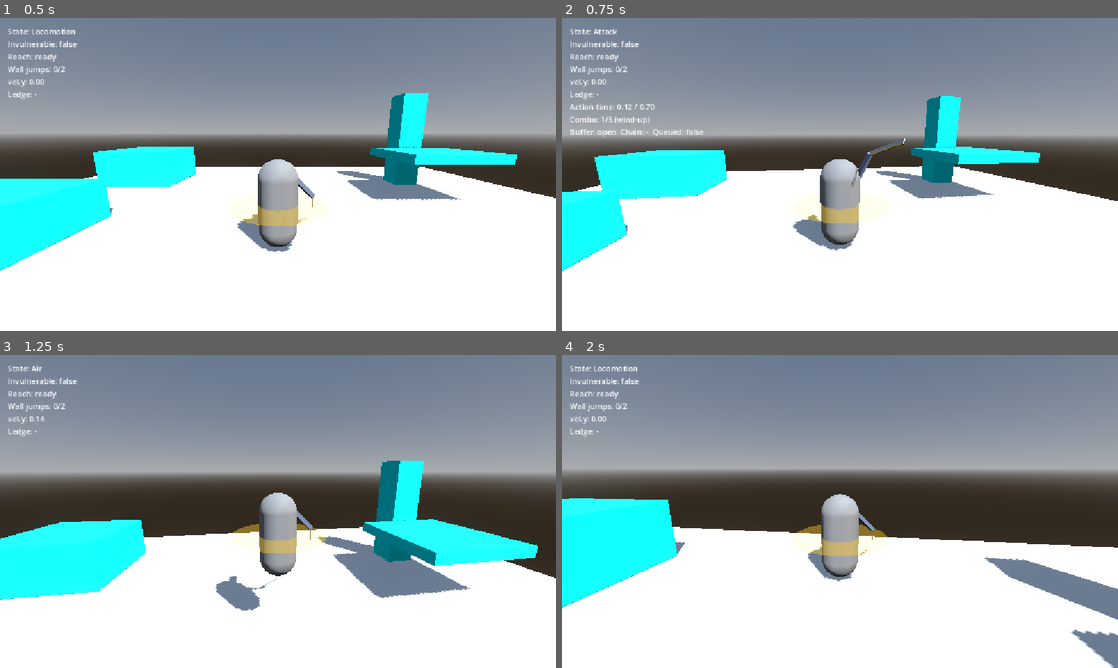
Above: before the commit, frames 1-4 (two rows, left to right).
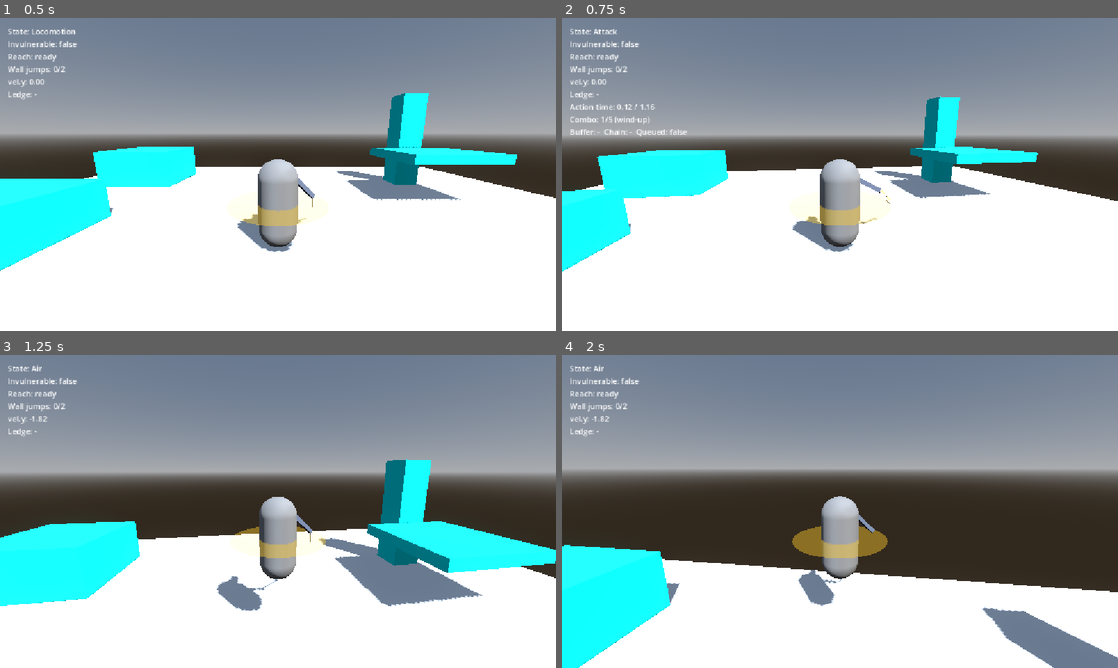
Above: after the commit, the same moments.

Repository: allanbil214/sekiro-like
Game: Godot game, scene res://scenes/arena/test_arena.tscn
Two runs of this game, one before a commit and one after it. Both use one fixed random seed, a clock stepped at 60 frames per second and the inputs below.
Inputs (mouse positions are in pixels of both pictures, inside the frame that each line leads up to):
- Up to frame 1 (0.5 s): no input
- Up to frame 2 (0.75 s): tap Enter at 0.5 s; move the mouse to (867, 174) at 0.52 s; hold W (move_forward) from 0.53 s (still down); click (867, 174) at 0.6 s
- Up to frame 3 (1.25 s): keep holding W (move_forward); tap Space (jump) at 0.77 s
- Up to frame 4 (2 s): keep holding W (move_forward); move the mouse to (812, 511) at 1.27 s; tap Ctrl (crouch) at 1.35 s; tap Space (jump) at 1.52 s

Frame 1 is identical in both runs. In frame 2, 1.3% of the frame differs, in the area x 0-99%, y 24-82%; in frame 3, 3.8%; in frame 4, 20%, in the area x 0-100%, y 3-100%.

Commit message:
feat: adjust the attack speeds and lunge distances

Diff:
--- a/actions/attack_1.tres
+++ b/actions/attack_1.tres
@@ -1,18 +1,17 @@
-[gd_resource type="Resource" script_class="ActionData" format=3]
+[gd_resource type="Resource" script_class="ActionData" format=3 uid="uid://dhr72b80pfaj7"]
 
 [ext_resource type="Script" uid="uid://c617n825cptkd" path="res://resources/action_data.gd" id="1_actiondata"]
 
 [resource]
 script = ExtResource("1_actiondata")
-kind = 0
 animation = &"attack_1"
-duration = 0.7
-locked_until = 0.26
-cancel_window = Vector2(0.3, 0.7)
-buffer_window = Vector2(0.1, 0.7)
-active_hit = Vector2(0.14, 0.26)
-move_speed = 3
-move_window = Vector2(0.05, 0.25)
-swing_windup = Vector3(1, 0.9, -0.3)
+duration = 1.16
+locked_until = 0.52
+cancel_window = Vector2(0.64, 1.16)
+buffer_window = Vector2(0.14, 1.16)
+active_hit = Vector2(0.35, 0.52)
+move_speed = 6.3
+move_window = Vector2(0.22, 0.51)
+swing_windup = Vector3(1, 1, -0.5)
 swing_end = Vector3(7, 0.9, 0.9)
 swing_follow = Vector3(7.5, 0.8, -0.3)
--- a/actions/attack_2.tres
+++ b/actions/attack_2.tres
@@ -1,18 +1,17 @@
-[gd_resource type="Resource" script_class="ActionData" format=3]
+[gd_resource type="Resource" script_class="ActionData" format=3 uid="uid://2bubulmsx1sn"]
 
 [ext_resource type="Script" uid="uid://c617n825cptkd" path="res://resources/action_data.gd" id="1_actiondata"]
 
 [resource]
 script = ExtResource("1_actiondata")
-kind = 0
 animation = &"attack_2"
-duration = 0.7
-locked_until = 0.24
-cancel_window = Vector2(0.28, 0.7)
-buffer_window = Vector2(0.1, 0.7)
-active_hit = Vector2(0.12, 0.24)
-move_speed = 3
-move_window = Vector2(0.05, 0.22)
+duration = 1.01
+locked_until = 0.35
+cancel_window = Vector2(0.47, 1.01)
+buffer_window = Vector2(0.14, 1.01)
+active_hit = Vector2(0.17, 0.35)
+move_speed = 6.3
+move_window = Vector2(0.07, 0.31)
 swing_windup = Vector3(7, 0.9, -0.2)
 swing_end = Vector3(12.75, 1, 0.9)
 swing_follow = Vector3(1.5, 0.9, -0.3)
--- a/actions/attack_3.tres
+++ b/actions/attack_3.tres
@@ -1,18 +1,17 @@
-[gd_resource type="Resource" script_class="ActionData" format=3]
+[gd_resource type="Resource" script_class="ActionData" format=3 uid="uid://dw7rfx82nc5vj"]
 
 [ext_resource type="Script" uid="uid://c617n825cptkd" path="res://resources/action_data.gd" id="1_actiondata"]
 
 [resource]
 script = ExtResource("1_actiondata")
-kind = 0
 animation = &"attack_3"
-duration = 0.75
-locked_until = 0.28
-cancel_window = Vector2(0.32, 0.75)
-buffer_window = Vector2(0.1, 0.75)
-active_hit = Vector2(0.16, 0.28)
-move_speed = 3.5
-move_window = Vector2(0.06, 0.26)
+duration = 1.08
+locked_until = 0.41
+cancel_window = Vector2(0.52, 1.08)
+buffer_window = Vector2(0.14, 1.08)
+active_hit = Vector2(0.23, 0.41)
+move_speed = 7.3
+move_window = Vector2(0.08, 0.37)
 swing_windup = Vector3(8.5, 0.9, -0.3)
 swing_end = Vector3(2.5, 0.9, 0.9)
 swing_follow = Vector3(3, 0.8, -0.3)
--- a/actions/attack_4.tres
+++ b/actions/attack_4.tres
@@ -1,18 +1,17 @@
-[gd_resource type="Resource" script_class="ActionData" format=3]
+[gd_resource type="Resource" script_class="ActionData" format=3 uid="uid://bv7edob07g0qu"]
 
 [ext_resource type="Script" uid="uid://c617n825cptkd" path="res://resources/action_data.gd" id="1_actiondata"]
 
 [resource]
 script = ExtResource("1_actiondata")
-kind = 0
 animation = &"attack_4"
-duration = 0.75
-locked_until = 0.26
-cancel_window = Vector2(0.3, 0.75)
-buffer_window = Vector2(0.1, 0.75)
-active_hit = Vector2(0.14, 0.26)
-move_speed = 3.5
-move_window = Vector2(0.06, 0.24)
+duration = 1.08
+locked_until = 0.37
+cancel_window = Vector2(0.49, 1.08)
+buffer_window = Vector2(0.14, 1.08)
+active_hit = Vector2(0.2, 0.37)
+move_speed = 7.3
+move_window = Vector2(0.08, 0.35)
 swing_windup = Vector3(3.5, 0.9, -0.3)
 swing_end = Vector3(9, 0.9, 0.9)
 swing_follow = Vector3(9.5, 0.8, -0.3)
--- a/actions/attack_5.tres
+++ b/actions/attack_5.tres
@@ -1,18 +1,17 @@
-[gd_resource type="Resource" script_class="ActionData" format=3]
+[gd_resource type="Resource" script_class="ActionData" format=3 uid="uid://2t6ygukwe0e7"]
 
 [ext_resource type="Script" uid="uid://c617n825cptkd" path="res://resources/action_data.gd" id="1_actiondata"]
 
 [resource]
 script = ExtResource("1_actiondata")
-kind = 0
 animation = &"attack_5"
-duration = 1
-locked_until = 0.42
-cancel_window = Vector2(0.52, 1)
-buffer_window = Vector2(0.15, 1)
-active_hit = Vector2(0.26, 0.42)
-move_speed = 5.5
-move_window = Vector2(0.08, 0.4)
+duration = 1.44
+locked_until = 0.6
+cancel_window = Vector2(0.8, 1.44)
+buffer_window = Vector2(0.22, 1.44)
+active_hit = Vector2(0.37, 0.6)
+move_speed = 11.5
+move_window = Vector2(0.12, 0.58)
 swing_windup = Vector3(11, 1, -0.4)
 swing_end = Vector3(5, 1, 1)
 swing_follow = Vector3(6, 0.8, -0.6)
--- a/scenes/player/player.tscn
+++ b/scenes/player/player.tscn
@@ -107,6 +107,7 @@
 
 [node name="Attack" type="Node" parent="StateMachine" unique_id=1151625086]
 script = ExtResource("19_3j4b4")
+ledge_check_distance = 1.4
 
 [node name="DebugOverlay" type="CanvasLayer" parent="." unique_id=1008711021]
 script = ExtResource("9_fcs02")
Not shown, changed: docs/step3-combat-spec.md
